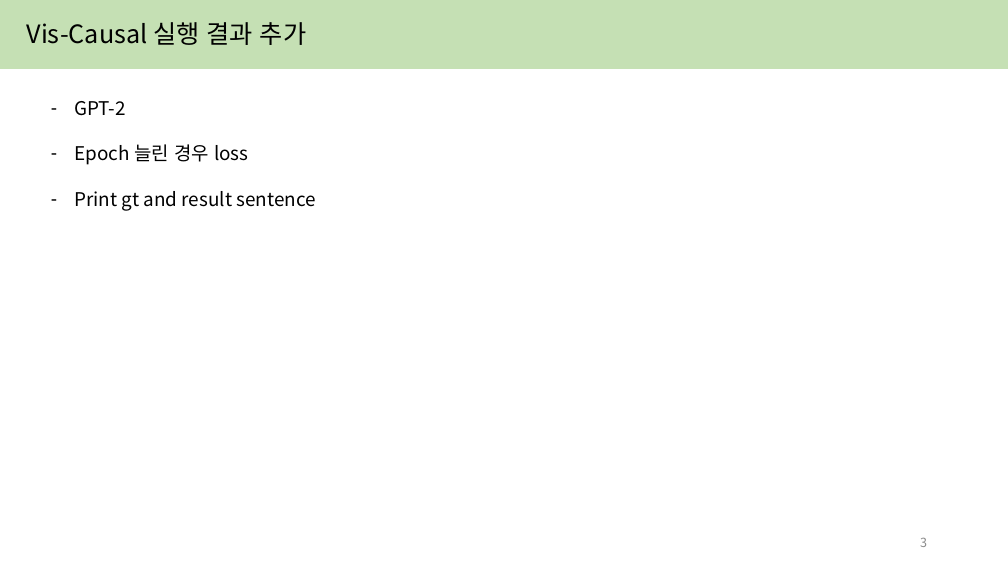
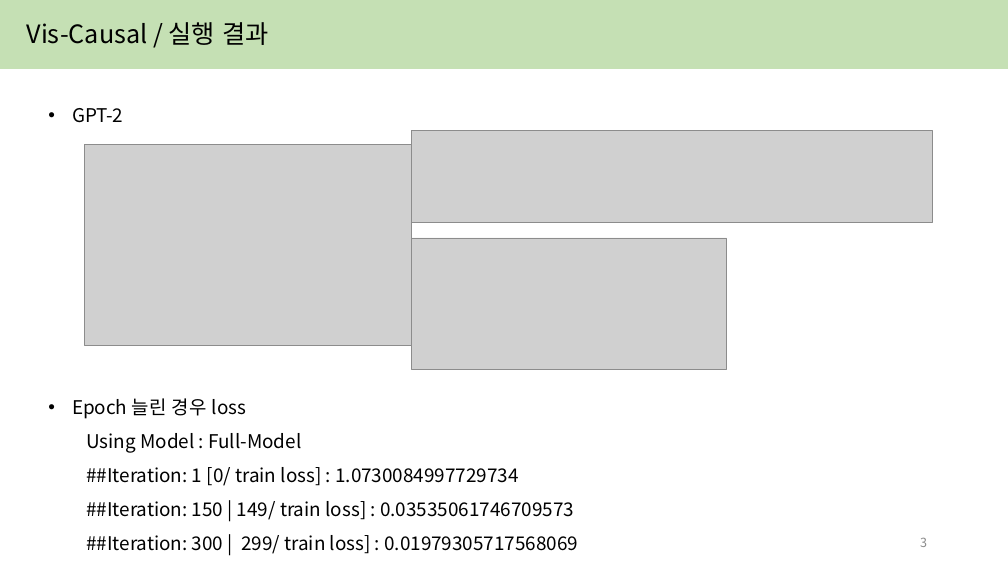
Before and after one commit to yejin087/study_image_caption, a slide deck: slide 3 of 4주차.pptx. Drawn at 1008x567 pixels with LibreOffice and Linux fonts; fonts in the diff are those of the drawing; grey boxes stand for pictures. Boxes give left, top, right and bottom in pixels: in the first picture for what was removed or moved away, otherwise in the second. Text is boxed around its words. In the diff, an @@ line names an element or a change of style, - is before the commit and + after.

```diff
--- a/4주차.pptx
+++ b/4주차.pptx
@@ text at (27,22,268,45): text changed @@
-Vis-Causal 실행 결과 추가
+Vis-Causal / 실행 결과
@@ text added at (72,108,123,123), 18 pt, text #000000 @@
+• GPT-2
@@ text at (74,101,125,116): paragraph removed @@
-– GPT-2
@@ picture added at (85,144,412,346) @@
@@ picture added at (412,131,933,222) @@
@@ picture added at (412,238,727,369) @@
@@ text "Epoch 늘린 경우 loss": place and size @@
-text "Epoch 늘린 경우 loss" at (74,101,315,211)
+text "Epoch 늘린 경우 loss" at (72,398,578,554)
@@ text at (72,398,246,419): bullet - to •; line spacing 1 to 1.5 @@
@@ text at (86,433,578,554): text changed @@
-– Print gt and result sentence
+  Using Model : Full-Model
+  ##Iteration: 1 [0/ train loss] : 1.0730084997729734
+  ##Iteration: 150 | 149/ train loss] : 0.03535061746709573
+  ##Iteration: 300 | 299/ train loss] : 0.01979305717568069
```
Also in this commit, not shown: 5 other slides changed, 3 slides added, 8 other files.
